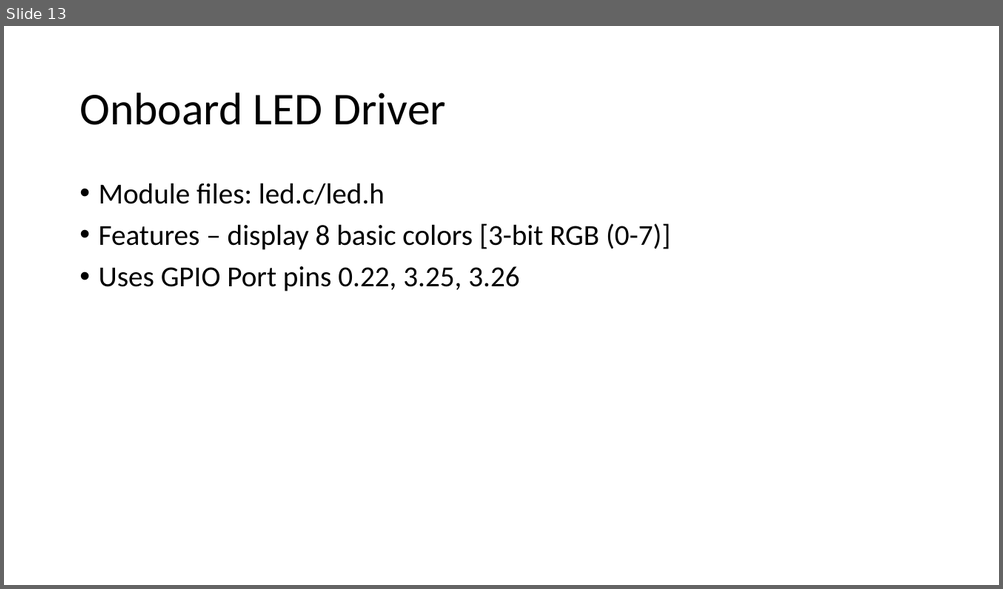
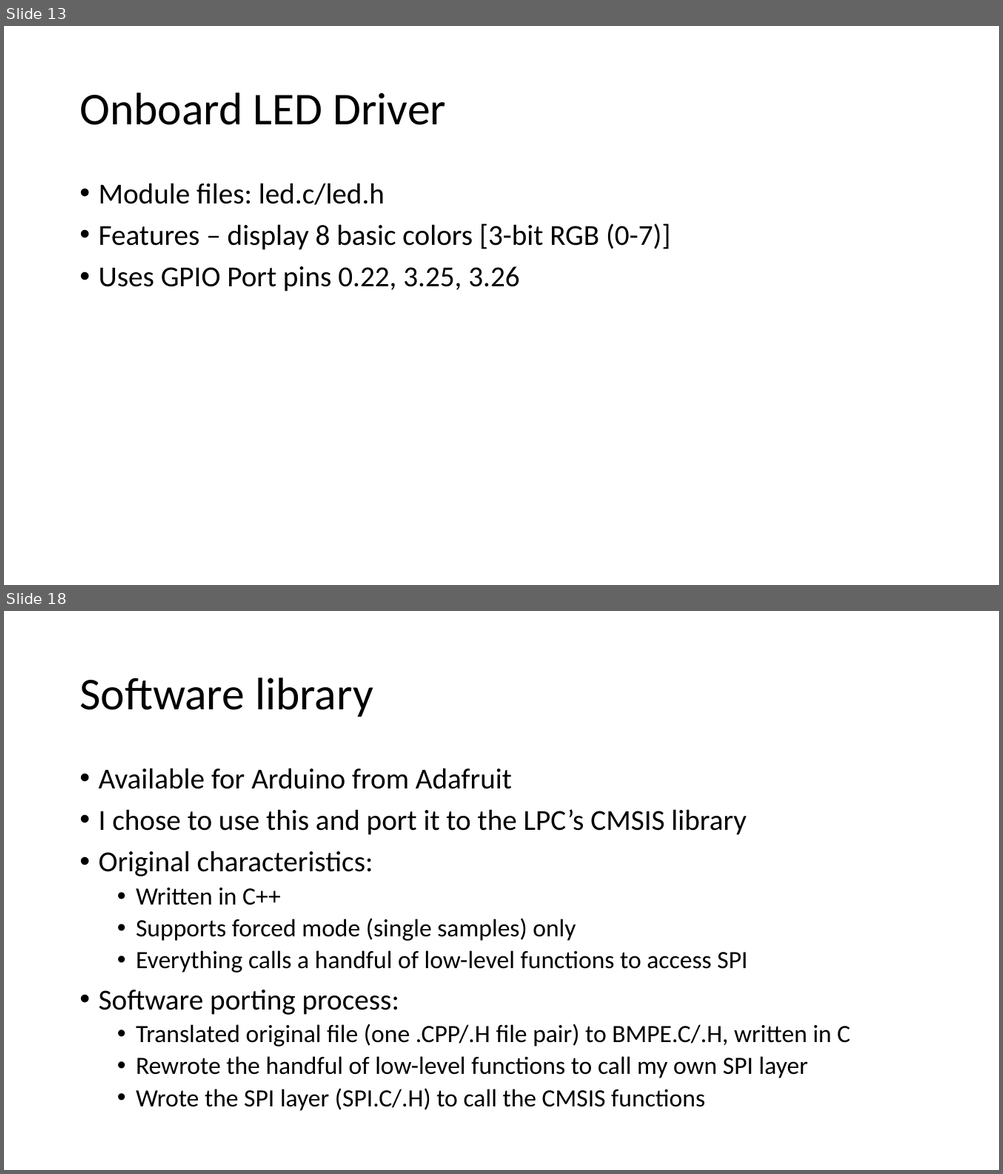
Before and after one commit to EmbeddedSystemClass/FinalProject5381, a slide deck: Final Project 5381.pptx. Shown one above the other, each under a label of ours: slide 13 before the commit, slides 13 and 18 after it; the slides between them are not shown. The pictures are 1003x589 and 1003x1174 pixels, drawn with LibreOffice and Linux fonts; fonts in the diff are those of the drawing. Boxes give left, top, right and bottom in pixels: in the first picture for what was removed or moved away, otherwise in the second. Text is boxed around its words. In the diff, an @@ line names an element or a change of style, - is before the commit and + after.

```diff
--- a/Final Project 5381.pptx
+++ b/Final Project 5381.pptx
@@ slide 18 added at (4, 611, 999, 1170), background #FFFFFF @@
@@ title added at (79, 678, 373, 717), 44 pt, text #000000 @@
+Software library
@@ text added at (99, 768, 850, 1111), 24 pt, text #000000 @@
+• Available for Arduino from Adafruit
+• I chose to use this and port it to the LPC’s CMSIS library
+• Original characteristics:
+  • Written in C++
+  • Supports forced mode (single samples) only
+  • Everything calls a handful of low-level functions to access SPI
+• Software porting process:
+  • Translated original file (one .CPP/.H file pair) to BMPE.C/.H, written in C
+  • Rewrote the handful of low-level functions to call my own SPI layer
+  • Wrote the SPI layer (SPI.C/.H) to call the CMSIS functions
```
Also in this commit, not shown: 1 slide changed, 6 other slides added.
